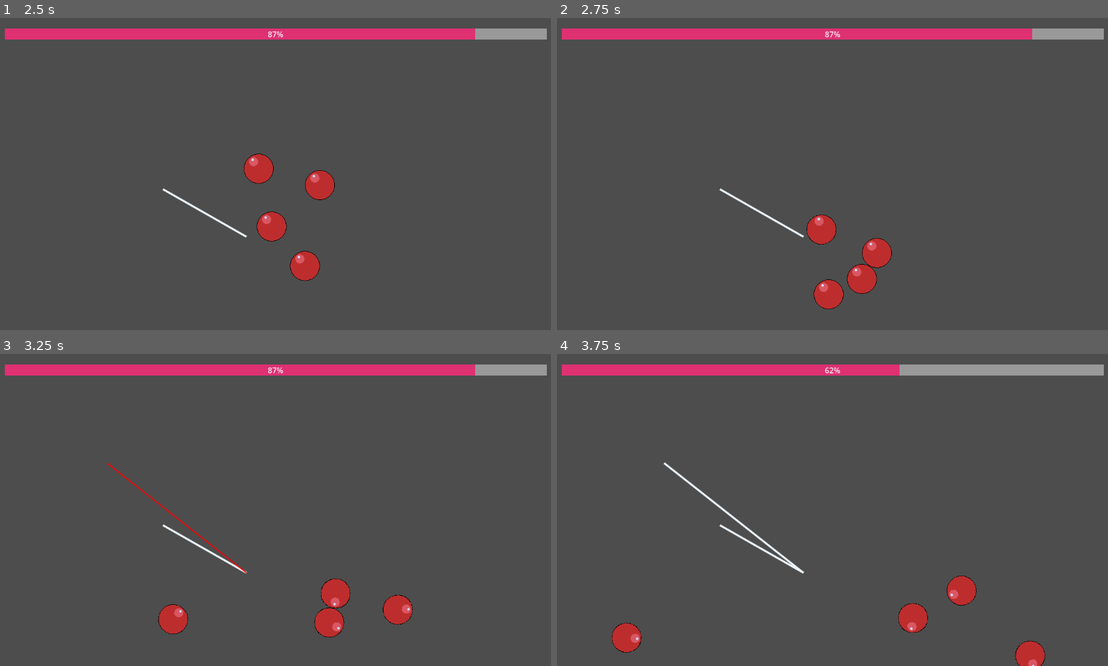
Above: before the commit, frames 1-4 (two rows, left to right).
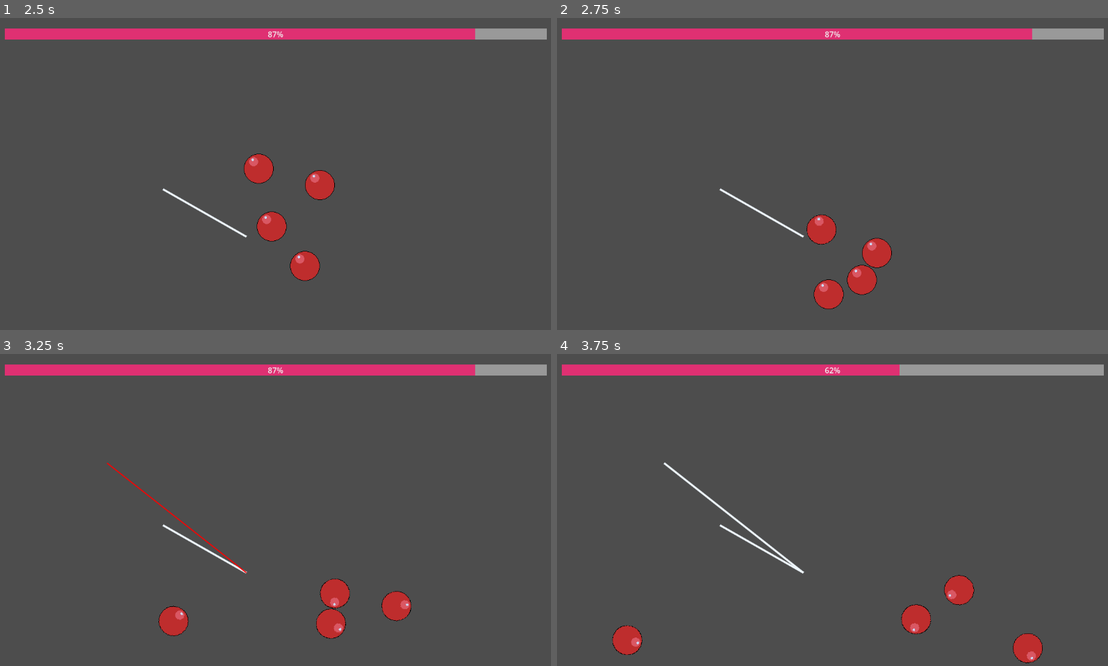
Above: after the commit, the same moments.

Repository: ozlow-hash/physics-rope
Game: Godot game, scene res://Level.tscn
Same seed, same stepped clock (60 frames per second), same inputs: the game is played once before the commit and once after it.
Inputs (mouse positions are in pixels of both pictures, inside the frame that each line leads up to):
- Up to frame 1 (2.5 s): tap Enter at 0.5 s; move the mouse to (396, 158) at 0.52 s; press the mouse at (396, 158) at 0.53 s; release the mouse at (396, 158) at 1.25 s; drag from (165, 189) to (247, 236) at 1.27 s; move the mouse to (330, 105) at 2.02 s; press the mouse at (330, 105) at 2.03 s
- Up to frame 2 (2.75 s): no input
- Up to frame 3 (3.25 s): release the mouse at (330, 441) at 2.75 s; drag from (247, 572) to (110, 463) at 2.77 s
- Up to frame 4 (3.75 s): move the mouse to (997, 556) at 3.52 s; press the mouse at (997, 556) at 3.53 s

Frame 1 is identical in both runs. In frame 2, less than 0.1% of the frame differs, in the area x 52-59%, y 78-89%; in frame 3, 0.5%; in frame 4, 0.8%, in the area x 9-89%, y 70-100%.

Commit message:
added col detection to objective point

Diff:
--- a/Level.tscn
+++ b/Level.tscn
@@ -4,6 +4,7 @@
 [ext_resource type="PackedScene" uid="uid://ck37ad7hbq2oq" path="res://obj_ball/ball.tscn" id="2_t7iv1"]
 [ext_resource type="PackedScene" uid="uid://edaexxccujv" path="res://obj_wall/wall.tscn" id="3_2nifc"]
 [ext_resource type="PackedScene" uid="uid://xk330idfxyro" path="res://hud.tscn" id="4_wkftn"]
+[ext_resource type="PackedScene" uid="uid://b7xgeyn5ibvp6" path="res://objective point.tscn" id="5_q4iis"]
 
 [node name="Level" type="Node2D" unique_id=1858084982]
 
@@ -24,7 +25,12 @@
 position = Vector2(95, -679)
 
 [node name="StaticBody2D" parent="." unique_id=224292735 instance=ExtResource("3_2nifc")]
-position = Vector2(0, 293)
+position = Vector2(0, 559)
 
 [node name="hud" parent="." unique_id=1067405907 instance=ExtResource("4_wkftn")]
 position = Vector2(2, -291)
+
+[node name="ObjectivePoint" parent="." unique_id=1649377580 instance=ExtResource("5_q4iis")]
+position = Vector2(6, 296)
+
+[connection signal="body_entered" from="ObjectivePoint" to="ball" method="_on_objective_point_body_entered"]
--- /dev/null
+++ b/obj_ball/ball.gd
@@ -0,0 +1,16 @@
+extends RigidBody2D
+
+
+# Called when the node enters the scene tree for the first time.
+func _ready() -> void:
+	pass # Replace with function body.
+
+
+# Called every frame. 'delta' is the elapsed time since the previous frame.
+func _process(delta: float) -> void:
+	pass
+
+
+
+func _on_objective_point_body_entered(body: Node2D) -> void:
+	print("entered")
--- a/obj_ball/ball.tscn
+++ b/obj_ball/ball.tscn
@@ -1,5 +1,6 @@
 [gd_scene format=3 uid="uid://ck37ad7hbq2oq"]
 
+[ext_resource type="Script" uid="uid://dwe5j6frp71de" path="res://obj_ball/ball.gd" id="1_gdgtj"]
 [ext_resource type="Texture2D" uid="uid://c5cuon6ijdetg" path="res://obj_ball/ball_FPO.png" id="1_lyfwk"]
 
 [sub_resource type="PhysicsMaterial" id="PhysicsMaterial_kne1u"]
@@ -11,6 +12,7 @@
 [node name="ball" type="RigidBody2D" unique_id=2127765814]
 physics_material_override = SubResource("PhysicsMaterial_kne1u")
 gravity_scale = 0.25
+script = ExtResource("1_gdgtj")
 
 [node name="Sprite2D" type="Sprite2D" parent="." unique_id=522186281]
 texture_filter = 1
--- /dev/null
+++ b/objective point.tscn
@@ -0,0 +1,18 @@
+[gd_scene format=3 uid="uid://b7xgeyn5ibvp6"]
+
+[ext_resource type="PackedScene" uid="uid://edaexxccujv" path="res://obj_wall/wall.tscn" id="1_3md63"]
+[ext_resource type="Script" uid="uid://c8808ns3o30vv" path="res://objective_point.gd" id="1_psunf"]
+
+[sub_resource type="RectangleShape2D" id="RectangleShape2D_xrivr"]
+size = Vector2(247, 37)
+
+[node name="detectionarea" type="Area2D" unique_id=233864598]
+script = ExtResource("1_psunf")
+
+[node name="CollisionShape2D" type="CollisionShape2D" parent="." unique_id=1624145209]
+position = Vector2(2.5, -8.5)
+shape = SubResource("RectangleShape2D_xrivr")
+
+[node name="ObjectivePoint" type="Node2D" parent="." unique_id=1649377580]
+
+[node name="StaticBody2D" parent="." unique_id=224292735 instance=ExtResource("1_3md63")]
--- /dev/null
+++ b/objective_point.gd
@@ -0,0 +1,10 @@
+extends Node2D
+
+# Called when the node enters the scene tree for the first time.
+func _ready() -> void:
+	pass
+
+
+# Called every frame. 'delta' is the elapsed time since the previous frame.
+func _process(delta: float) -> void:
+	pass
Not shown, added: obj_ball/ball.gd.uid
Not shown, added: objective_point.gd.uid
